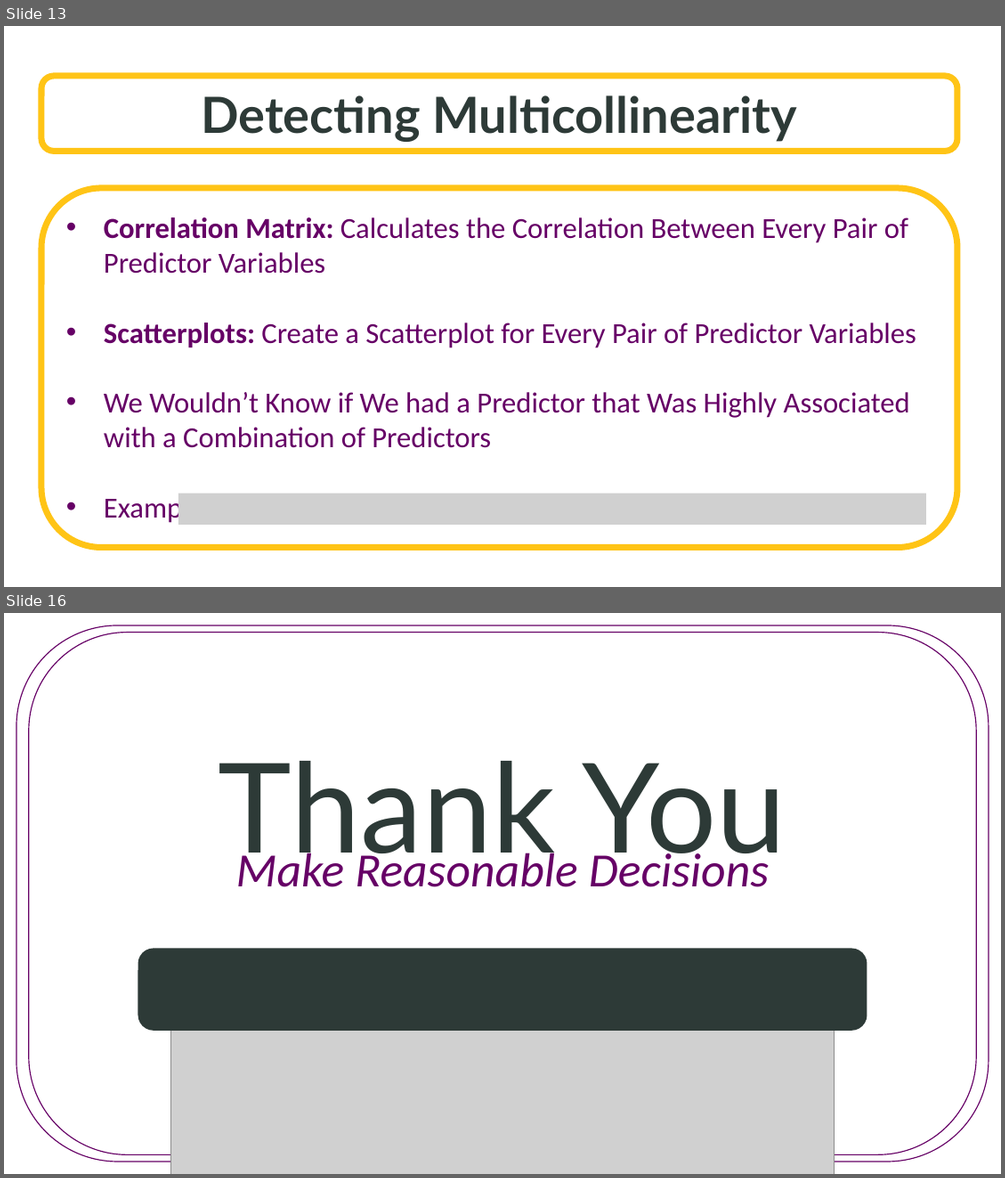
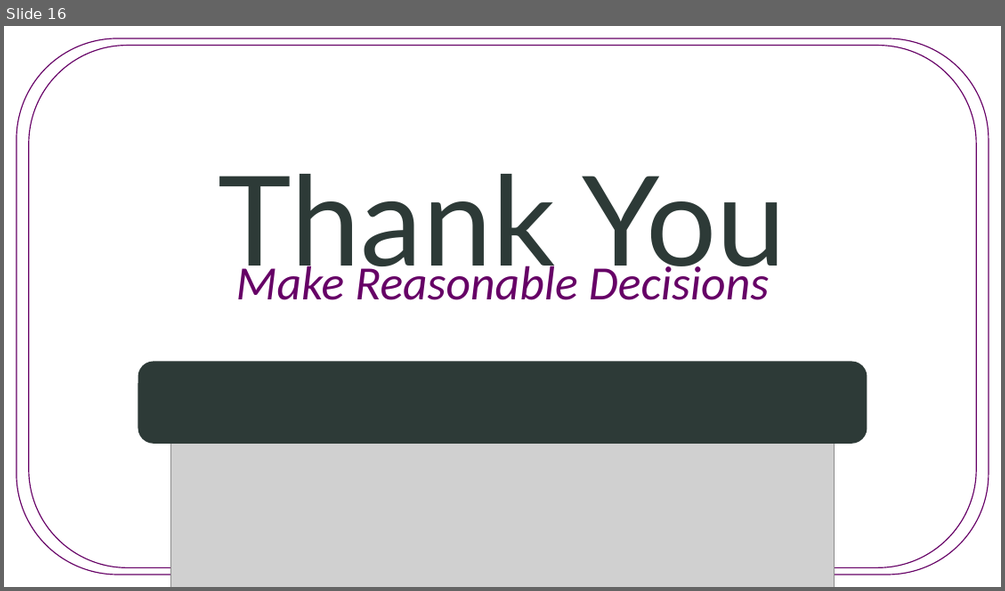
Before and after one commit to SuperMarioGiacomazzo/STOR455_WEBSITE, a slide deck: Lectures/16 - Techniques for Choosing Predictors.pptx. Shown one above the other, each under a label of ours: slides 13 and 16 before the commit, slide 16 after it; the slides between them are not shown. The pictures are 1005x1178 and 1005x591 pixels, drawn with LibreOffice and Linux fonts; fonts in the diff are those of the drawing; grey boxes stand for pictures; background and template pictures are left out. Boxes give left, top, right and bottom in pixels: in the first picture for what was removed or moved away, otherwise in the second. Text is boxed around its words. In the diff, an @@ line names an element or a change of style, - is before the commit and + after.

```diff
--- a/Lectures/16 - Techniques for Choosing Predictors.pptx
+++ b/Lectures/16 - Techniques for Choosing Predictors.pptx
@@ slide 13 removed at bbox=[4, 26, 1001, 587], background picture (left out) @@
@@ rounded rectangle removed at bbox=[41, 76, 957, 151] @@
-Detecting Multicollinearity
@@ rounded rectangle removed at bbox=[41, 188, 957, 548] @@
-• Correlation Matrix: Calculates the Correlation Between Every Pair of Predictor Variables
-• Scatterplots: Create a Scatterplot for Every Pair of Predictor Variables
-• We Wouldn’t Know if We had a Predictor that Was Highly Associated with a Combination of Predictors
-• Example:
@@ picture removed at bbox=[178, 493, 926, 524] @@
```
Also in this commit, not shown: 8 slides added, 7 other slides removed, 10 other files.
